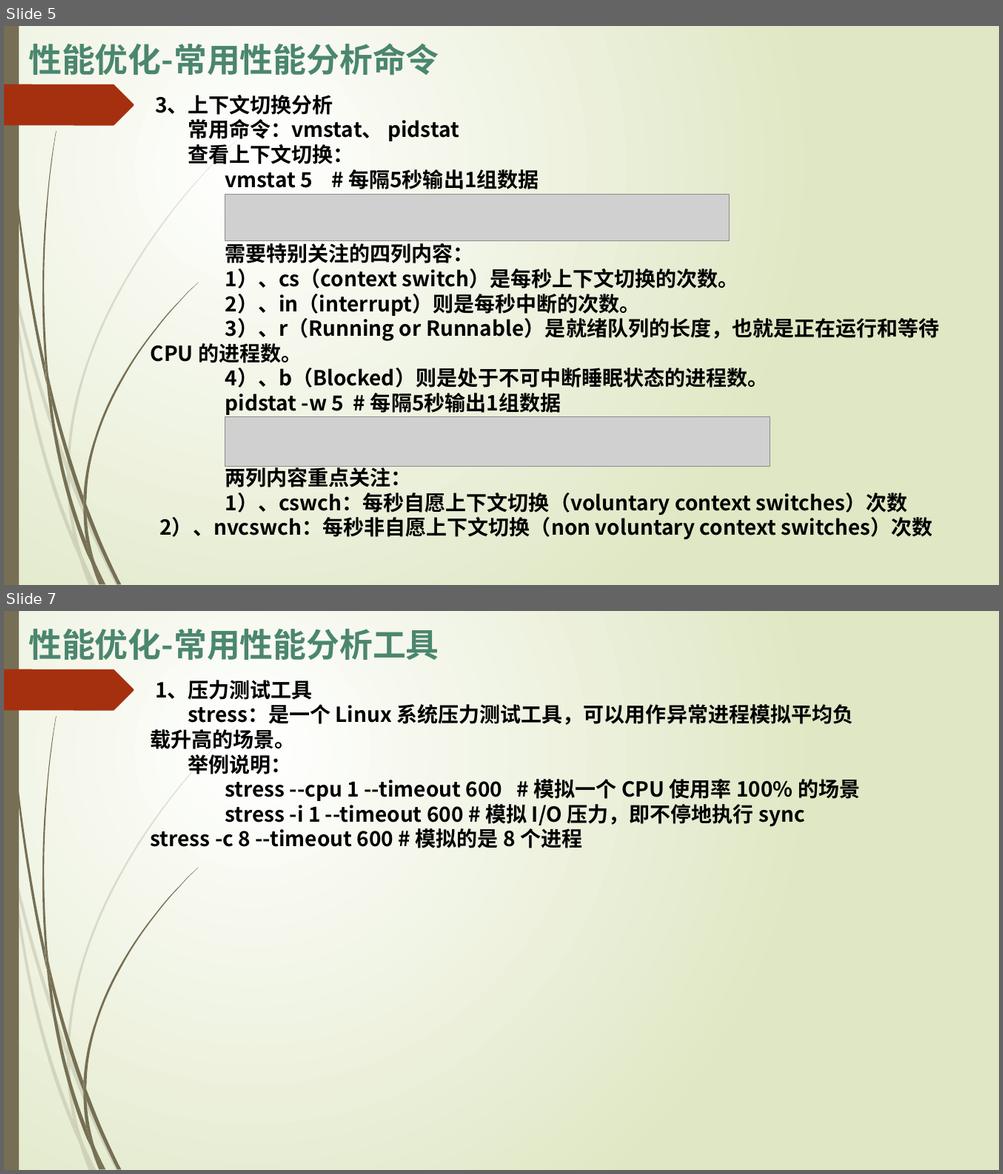
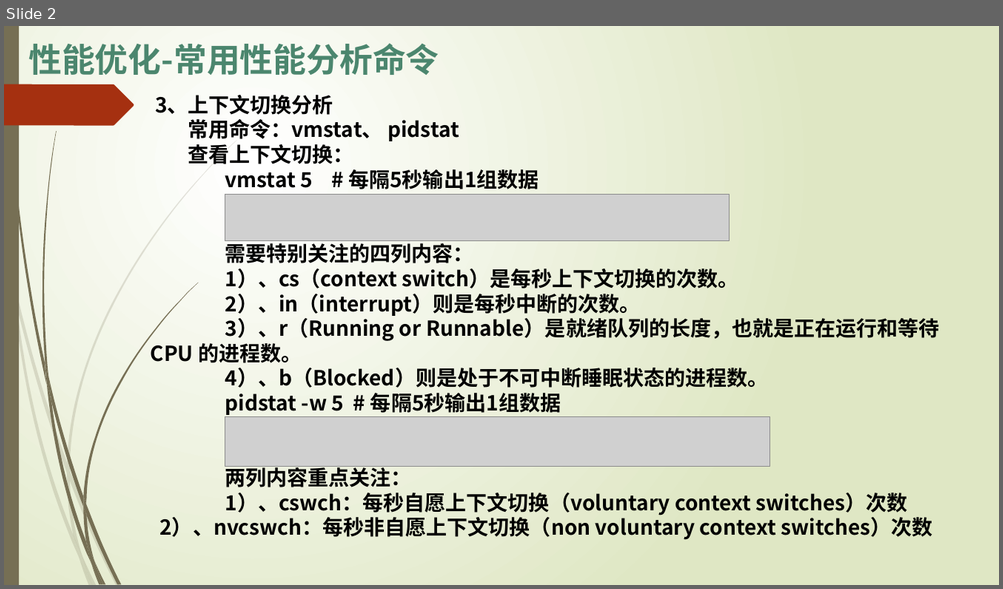
Before and after one commit to ltybjeagle/project-ltydemo, a slide deck: doc/04_性能优化.pptx. Shown one above the other, each under a label of ours: slides 5 and 7 before the commit, slide 2 after it; the slides between them are not shown. The pictures are 1003x1174 and 1003x589 pixels, drawn with LibreOffice and Linux fonts; fonts in the diff are those of the drawing; grey boxes stand for pictures. Boxes give left, top, right and bottom in pixels: in the first picture for what was removed or moved away, otherwise in the second. Text is boxed around its words. In the diff, an @@ line names an element or a change of style, - is before the commit and + after.

```diff
--- a/doc/04_性能优化.pptx
+++ b/doc/04_性能优化.pptx
@@ slide 7 removed at (4, 611, 999, 1170), background gradient #FFFFFF to #DFE8C4; not listed: 24 template elements that a slide beside it also shows @@
@@ text removed at (28, 629, 439, 660) @@
-性能优化-常用性能分析工具
@@ text removed at (151, 680, 859, 849) @@
-1、压力测试工具
-stress：是一个 Linux 系统压力测试工具，可以用作异常进程模拟平均负载升高的场景。
-举例说明：
-stress --cpu 1 --timeout 600 # 模拟一个 CPU 使用率 100% 的场景
-stress -i 1 --timeout 600 # 模拟 I/O 压力，即不停地执行 sync stress -c 8 --timeout 600 # 模拟的是 8 个进程
@@ what was slide 5 is now slide 2 @@
```
Also in this commit, not shown: 2 slides changed, 3 other slides removed, 39 other files.
